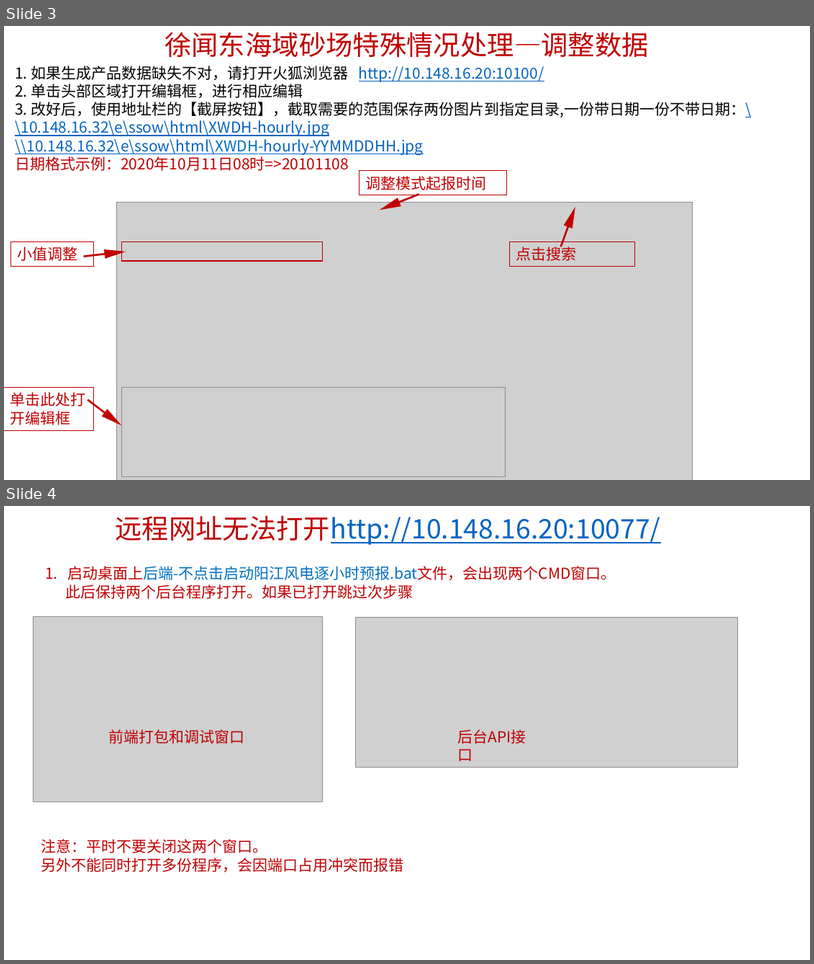
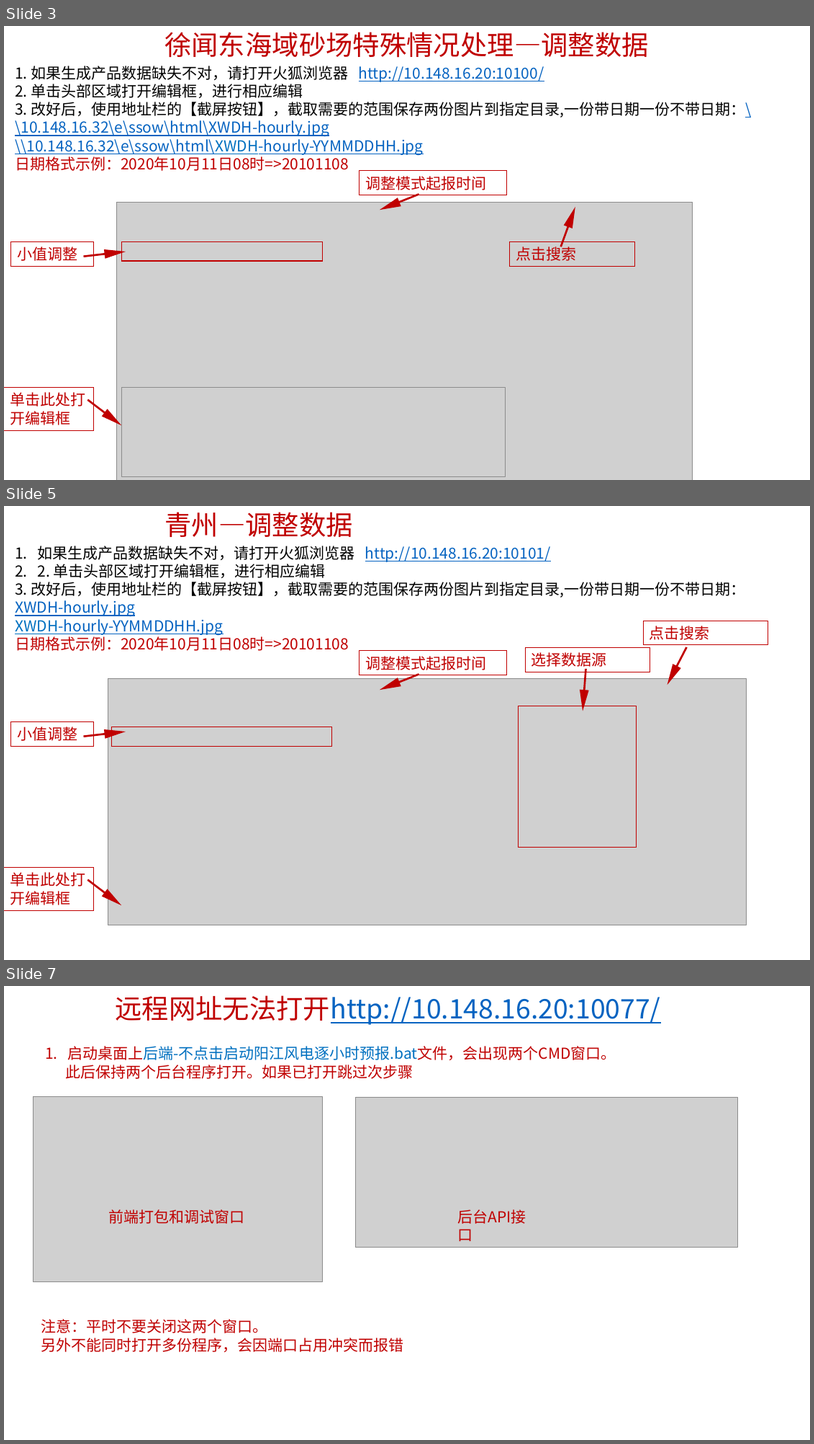
Before and after one commit to hanchyhill/wind-force, a slide deck: 说明文档.pptx. Shown one above the other, each under a label of ours: slides 3 and 4 before the commit, slides 3, 5 and 7 after it; the slides between them are not shown. The pictures are 814x964 and 814x1444 pixels, drawn with LibreOffice and Linux fonts; fonts in the diff are those of the drawing; grey boxes stand for pictures. Boxes give left, top, right and bottom in pixels: in the first picture for what was removed or moved away, otherwise in the second. Text is boxed around its words. In the diff, an @@ line names an element or a change of style, - is before the commit and + after.

```diff
--- a/说明文档.pptx
+++ b/说明文档.pptx
@@ slide 5 added at (x1=4, y1=506, x2=810, y2=960), background #FFFFFF @@
@@ text added at (x1=165, y1=512, x2=352, y2=537), 32 pt, text #C00000 @@
+青州—调整数据
@@ text added at (x1=15, y1=546, x2=746, y2=651), 18 pt, text #000000 @@
+1. 如果生成产品数据缺失不对，请打开火狐浏览器 http://10.148.16.20:10101/
+2. 2. 单击头部区域打开编辑框，进行相应编辑
+3. 改好后，使用地址栏的【截屏按钮】，截取需要的范围保存两份图片到指定目录,一份带日期一份不带日期：XWDH-hourly.jpg
+XWDH-hourly-YYMMDDHH.jpg
+日期格式示例：2020年10月11日08时=>20101108
@@ rectangle added at (x1=644, y1=620, x2=769, y2=644), outline #C00000 0.75 pt, 18 pt, text #C00000 @@
+点击搜索
@@ rectangle added at (x1=360, y1=651, x2=507, y2=674), outline #C00000 0.75 pt, 18 pt, text #C00000 @@
+调整模式起报时间
@@ rectangle added at (x1=526, y1=648, x2=651, y2=672), outline #C00000 0.75 pt, 18 pt, text #C00000 @@
+选择数据源
@@ right arrow added at (x1=664, y1=645, x2=691, y2=687), fill #C00000 @@
@@ right arrow added at (x1=378, y1=669, x2=421, y2=694), fill #C00000 @@
@@ right arrow added at (x1=579, y1=668, x2=591, y2=711), fill #C00000 @@
@@ picture added at (x1=108, y1=679, x2=747, y2=925) @@
@@ rectangle added at (x1=11, y1=721, x2=93, y2=746), outline #C00000 0.75 pt, 18 pt, text #C00000 @@
+小值调整
@@ rectangle added at (x1=519, y1=705, x2=637, y2=847), outline #C00000 1 pt @@
@@ right arrow added at (x1=83, y1=727, x2=126, y2=741), fill #C00000 @@
@@ rectangle added at (x1=112, y1=727, x2=332, y2=746), outline #C00000 1 pt @@
@@ rectangle added at (x1=4, y1=867, x2=93, y2=910), outline #C00000 0.75 pt, 18 pt, text #C00000 @@
+单击此处打开编辑框
@@ right arrow added at (x1=85, y1=876, x2=124, y2=908), fill #C00000 @@
@@ what was slide 4 is now slide 7 @@
```
Also in this commit, not shown: 2 other slides added, 1 other file.
